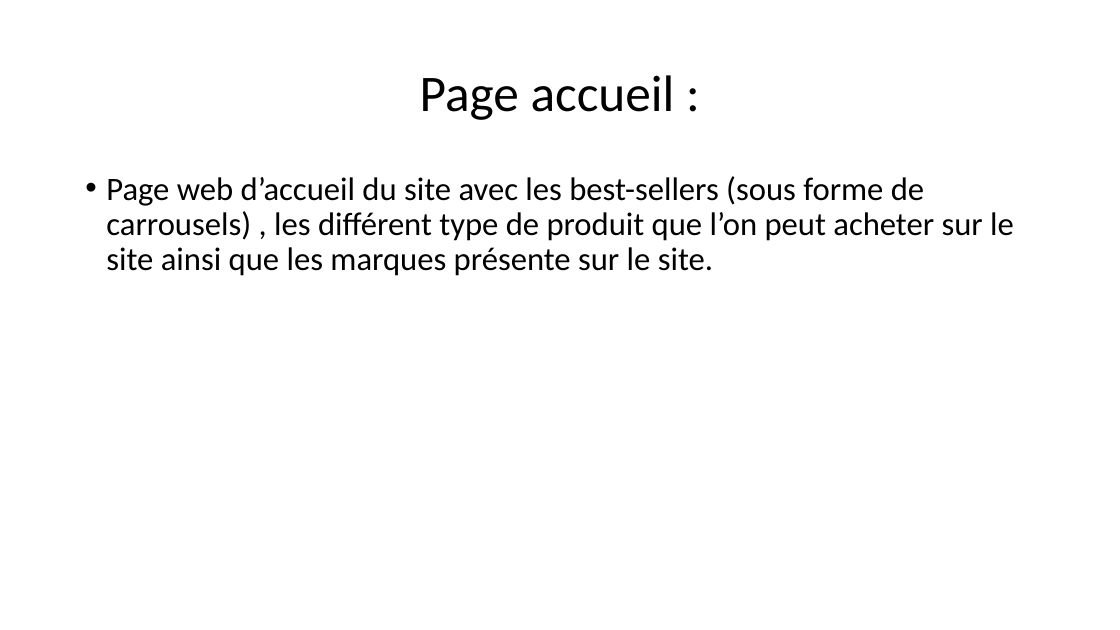
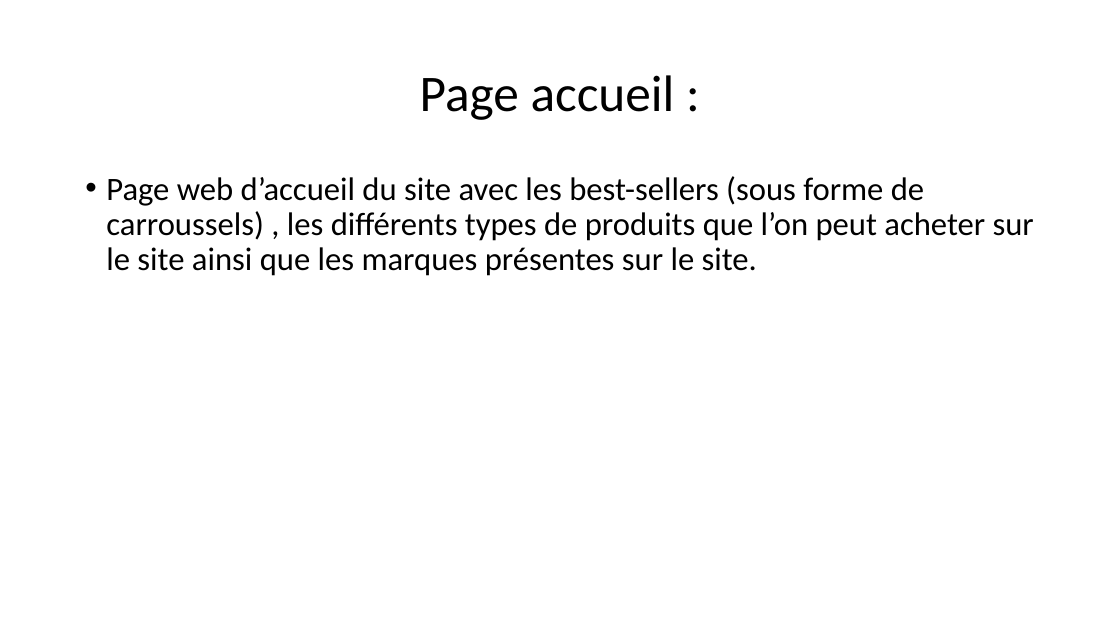
Before and after one commit to tmillot08/SimplonTech, a slide deck: slide 4 of SimplonTech.ppsx. Drawn at 1120x630 pixels with LibreOffice and Linux fonts; fonts in the diff are those of the drawing. Boxes give left, top, right and bottom in pixels: in the first picture for what was removed or moved away, otherwise in the second. Text is boxed around its words. In the diff, an @@ line names an element or a change of style, - is before the commit and + after.

```diff
--- a/SimplonTech.ppsx
+++ b/SimplonTech.ppsx
@@ text at <box>106,176,1034,276</box>: text changed @@
-• Page web d’accueil du site avec les best-sellers (sous forme de carrousels) , les différent type de produit que l’on peut acheter sur le site ainsi que les marques présente sur le site.
+• Page web d’accueil du site avec les best-sellers (sous forme de carroussels) , les différents types de produits que l’on peut acheter sur le site ainsi que les marques présentes sur le site.
```
Also in this commit, not shown: 5 other slides changed.
